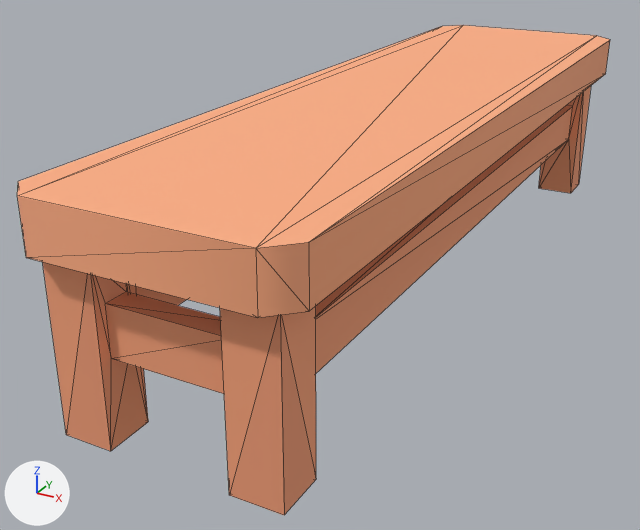
The glTF model public/assets/styles/stylized/props/kenney_town_stall_bench.glb as it was, and as the next commit left it.
The view is the same before and after, from a 50 mm lens placed at (0.394, -0.91, 0.444), pointed at (-0.064, -0.078, 0.027). The lights are fixed; the arrows at lower left show +X, +Y and +Z. The first picture is the older version. Mesh edges are drawn as thin lines. Where no turn or scale is listed for an object, it has been applied to the vertices. Vertices at exactly the same position are counted once.

The scene before the commit, as lines of its bpy script (objects in view):
```python
me_mesh_0 = bpy.data.meshes.new('Mesh_0')
me_mesh_0.from_pydata(...)  # 84 vertices, 180 faces; spans x -0.13..0.13, y -0.47..0.47, z 0.0..0.226
me_mesh_0.materials.append(mat_skz_wood)
ob_wood = bpy.data.objects.new('wood', me_mesh_0)
ob_wood.location = (0.0, 0.0, 0.0)
```
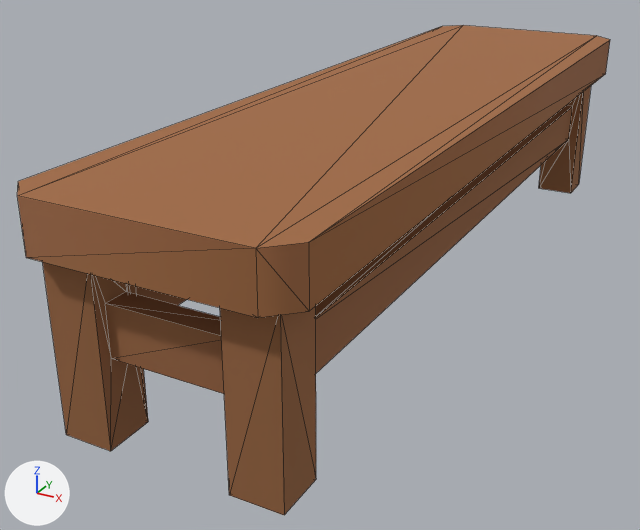
Changed parts and their boxes [x1, y1, x2, y2] in the pictures (640 x 530 px):
part 1 of me_mesh_0, recoloured (orange to brown): [43, 86, 591, 515] in both
part 2 of me_mesh_0, recoloured (beige to brown): [17, 25, 610, 336] in both

Patch to the scene script:
```diff
--- a/public/assets/styles/stylized/props/kenney_town_stall_bench.glb.py
+++ b/public/assets/styles/stylized/props/kenney_town_stall_bench.glb.py
@@ me_mesh_0 @@
 me_mesh_0.from_pydata(...)  # 84 vertices, 180 faces; spans x -0.13..0.13, y -0.47..0.47, z 0.0..0.226
 # used by ob_wood; location = (0.0, 0.0, 0.0)
+# me_mesh_0 part 1: 102 faces centred in x -0.11..0.11, y -0.45..0.45, z 0.0..0.13 are repainted in the vertex colours; the middle colour goes from orange #f3a078 to brown #956340
+# me_mesh_0 part 2: 78 faces centred in x -0.13..0.13, y -0.47..0.47, z 0.133..0.226 are repainted in the vertex colours; the middle colour goes from beige #ffaa81 to brown #9e6942
 me_mesh_0.materials.append(mat_skz_wood)
```
